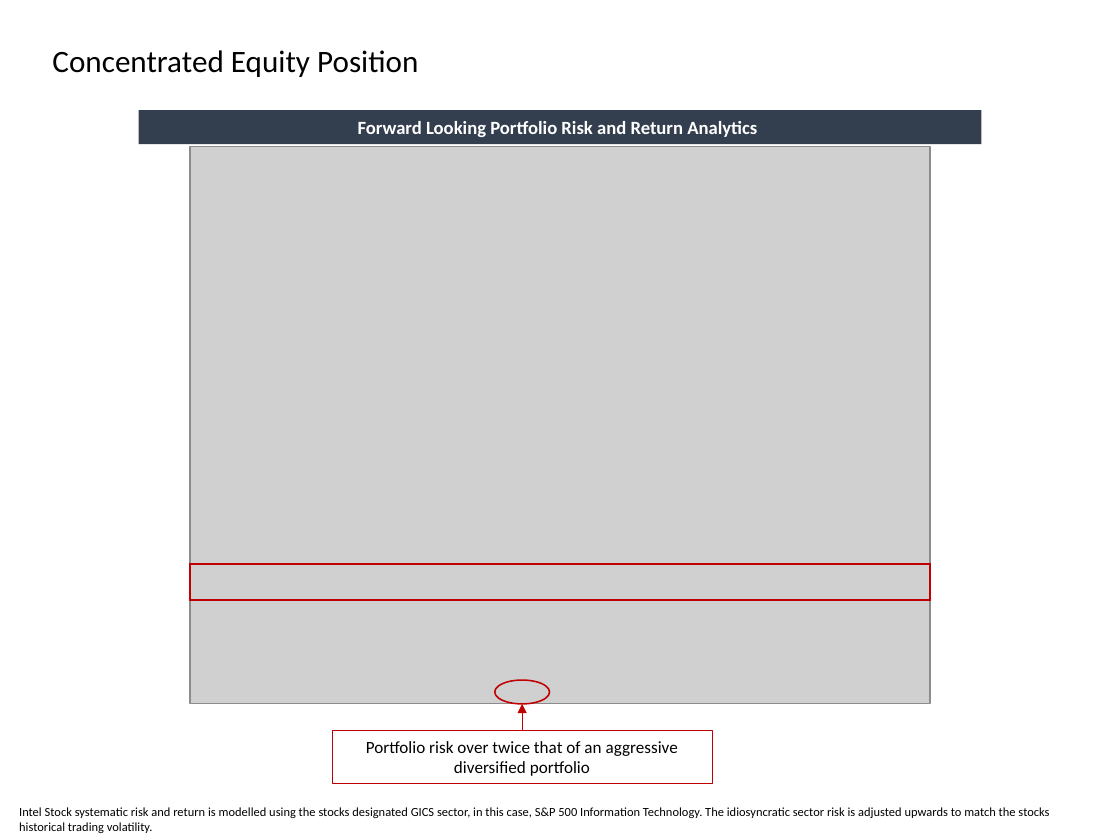
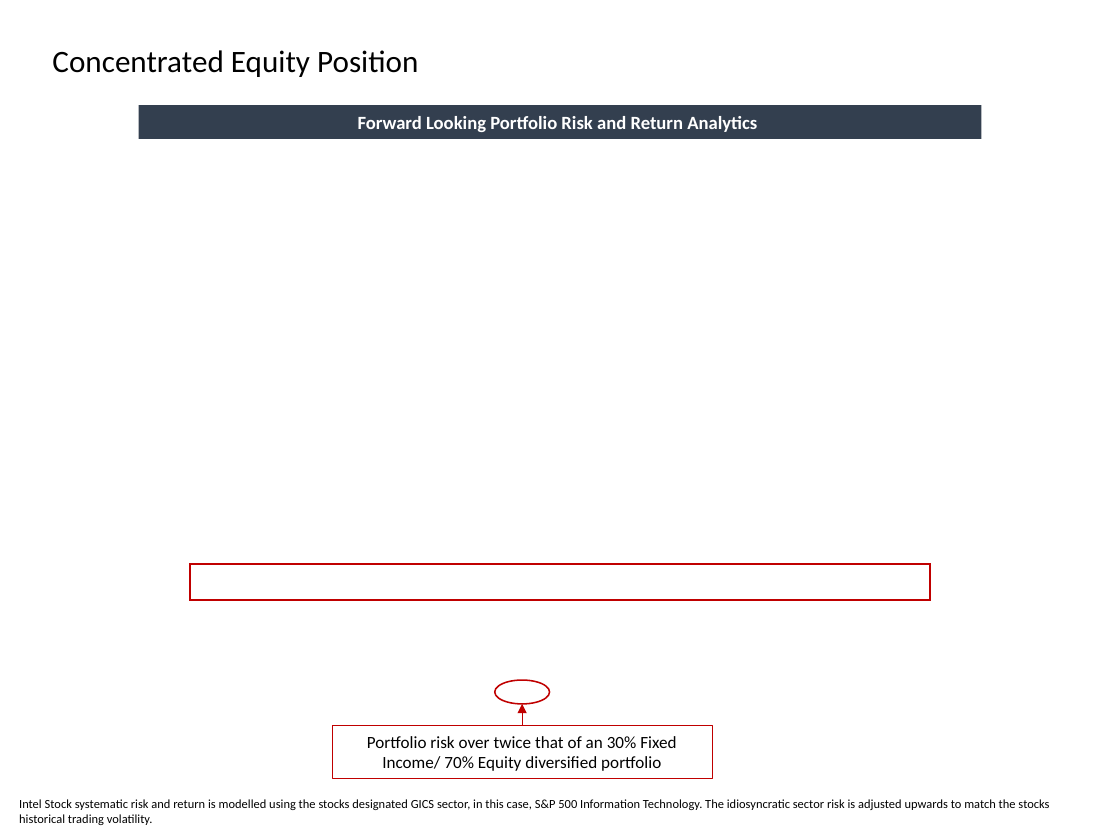
Before and after one commit to fabarker/epsilon-phi, a slide deck: slide 26 of epsilon-phi-core/src/python/epsilonPhi/ep_saa/marketing/Slides.pptx (slide 25 before the commit). Drawn at 1120x840 pixels with LibreOffice and Linux fonts; fonts in the diff are those of the drawing; grey boxes stand for pictures. Boxes give left, top, right and bottom in pixels: in the first picture for what was removed or moved away, otherwise in the second. Text is boxed around its words. In the diff, an @@ line names an element or a change of style, - is before the commit and + after.

```diff
--- a/epsilon-phi-core/src/python/epsilonPhi/ep_saa/marketing/Slides.pptx
+++ b/epsilon-phi-core/src/python/epsilonPhi/ep_saa/marketing/Slides.pptx
@@ rectangle "Forward Looking Portfolio Risk and ...": place and size @@
-rectangle "Forward Looking Portfolio Risk and ..." at (139,110,982,143)
+rectangle "Forward Looking Portfolio Risk and ..." at (139,105,982,139)
@@ picture removed at (190,147,931,703) @@
@@ arrow moved from (522, 730) - (522, 704) to (522, 726) - (522, 704) @@
@@ rectangle "Portfolio risk over twice that ...": place and size @@
-rectangle "Portfolio risk over twice that ..." at (332,730,712,783)
+rectangle "Portfolio risk over twice that ..." at (332,726,712,778)
@@ text in rectangle at (367,736,676,771): text changed @@
-Portfolio risk over twice that of an aggressive diversified portfolio
+Portfolio risk over twice that of an 30% Fixed Income/ 70% Equity diversified portfolio
@@ text "Intel Stock systematic risk and ...": place and size @@
-text "Intel Stock systematic risk and ..." at (19,807,1049,833)
+text "Intel Stock systematic risk and ..." at (19,799,1049,825)
```
Also in this commit, not shown: 18 other slides changed, 1 slide added, 1 other file.
